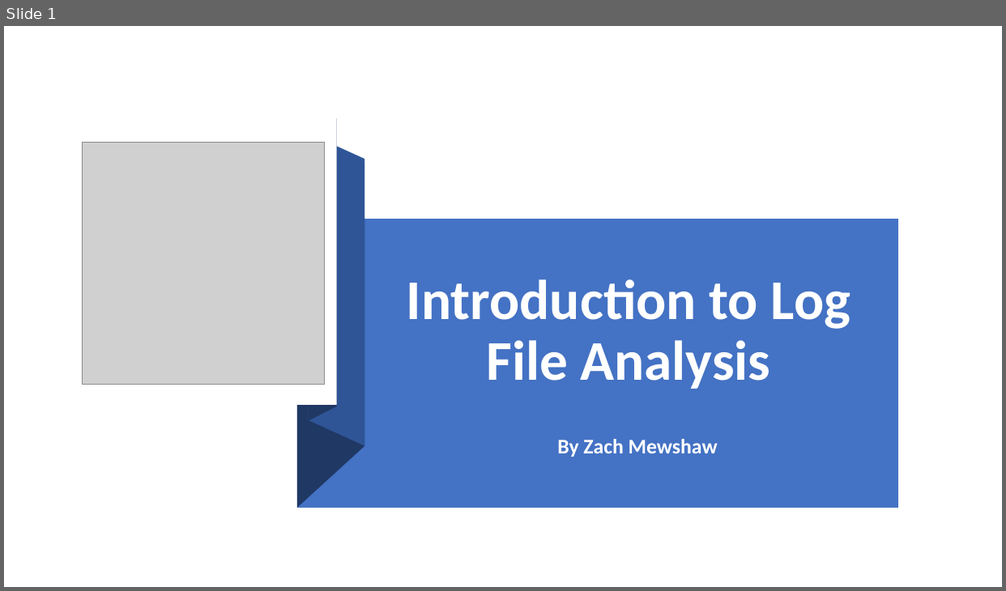
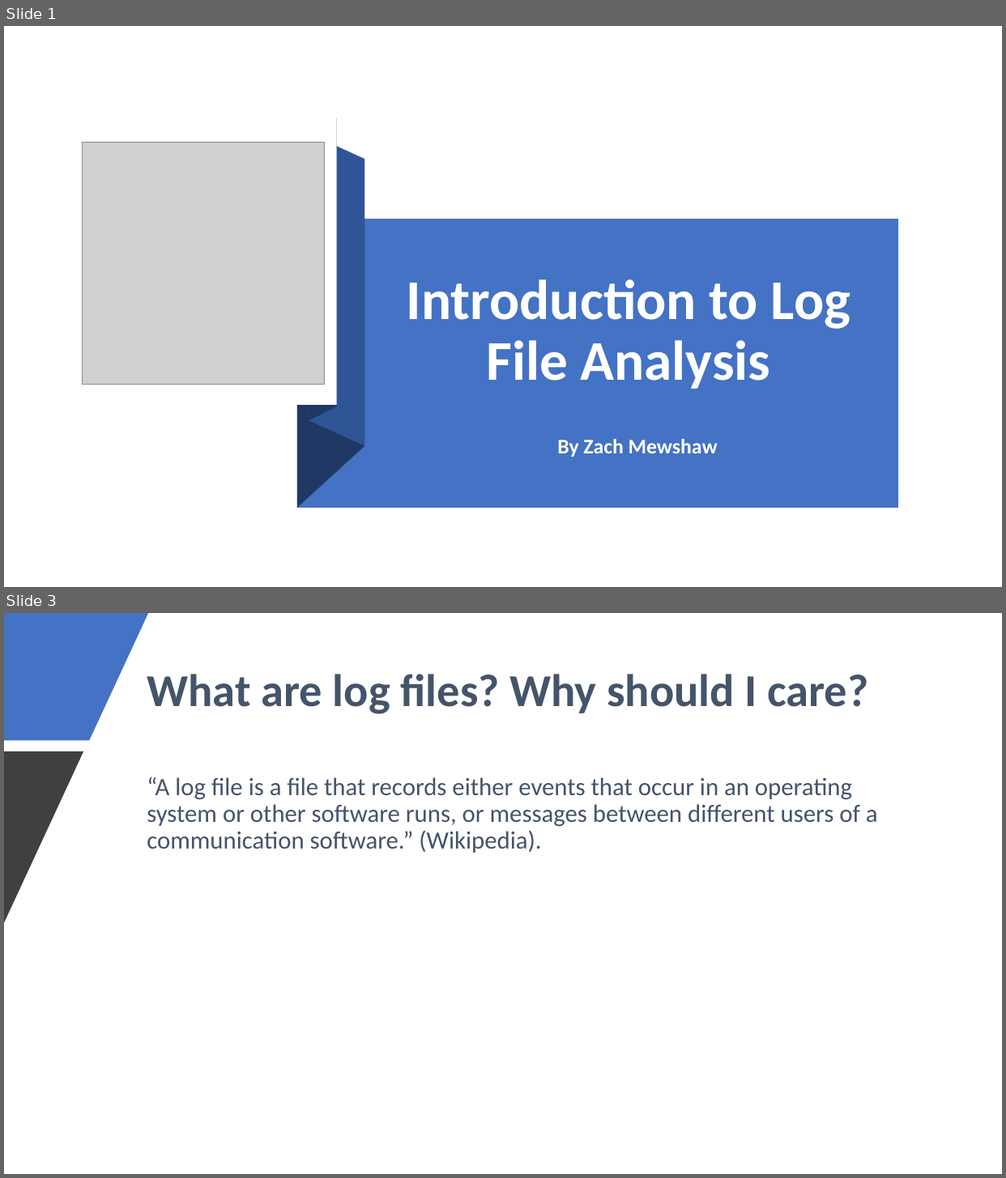
Before and after one commit to zmewshaw/cyber, a slide deck: ctf/mason/Introduction to Log File Analysis.pptx. Shown one above the other, each under a label of ours: slide 1 before the commit, slides 1 and 3 after it; the slides between them are not shown. The pictures are 1006x591 and 1006x1178 pixels, drawn with LibreOffice and Linux fonts; fonts in the diff are those of the drawing; grey boxes stand for pictures. Boxes give left, top, right and bottom in pixels: in the first picture for what was removed or moved away, otherwise in the second. Text is boxed around its words. In the diff, an @@ line names an element or a change of style, - is before the commit and + after.

Commit message:
Updated

```diff
--- a/ctf/mason/Introduction to Log File Analysis.pptx
+++ b/ctf/mason/Introduction to Log File Analysis.pptx
@@ slide 3 added at bbox=[4, 613, 1002, 1174], background #FFFFFF @@
@@ freeform shape added at bbox=[4, 613, 148, 740], fill #4472C4 @@
@@ title added at bbox=[147, 674, 868, 714], 44 pt, text #44546A, bold @@
+What are log files? Why should I care?
@@ freeform shape added at bbox=[4, 752, 83, 923], fill #404040 @@
@@ text added at bbox=[147, 777, 878, 853], 24 pt, text #44546A @@
+“A log file is a file that records either events that occur in an operating system or other software runs, or messages between different users of a communication software.” (Wikipedia).
```
Also in this commit, not shown: 1 slide changed, 13 other slides added.
